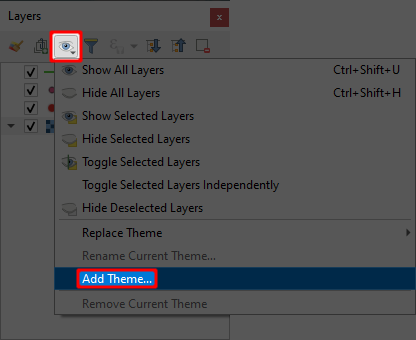
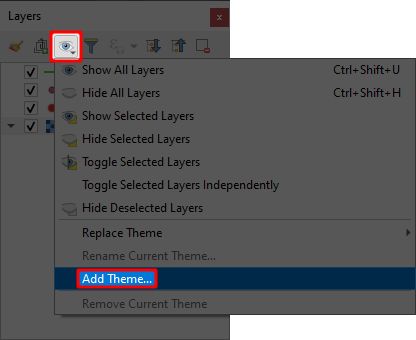
Layers edited between the first and the second 416x340 image:
painted on "Black" over [230, 0, 416, 340]
painted on "Pasted Layer" over [230, 0, 416, 58]
